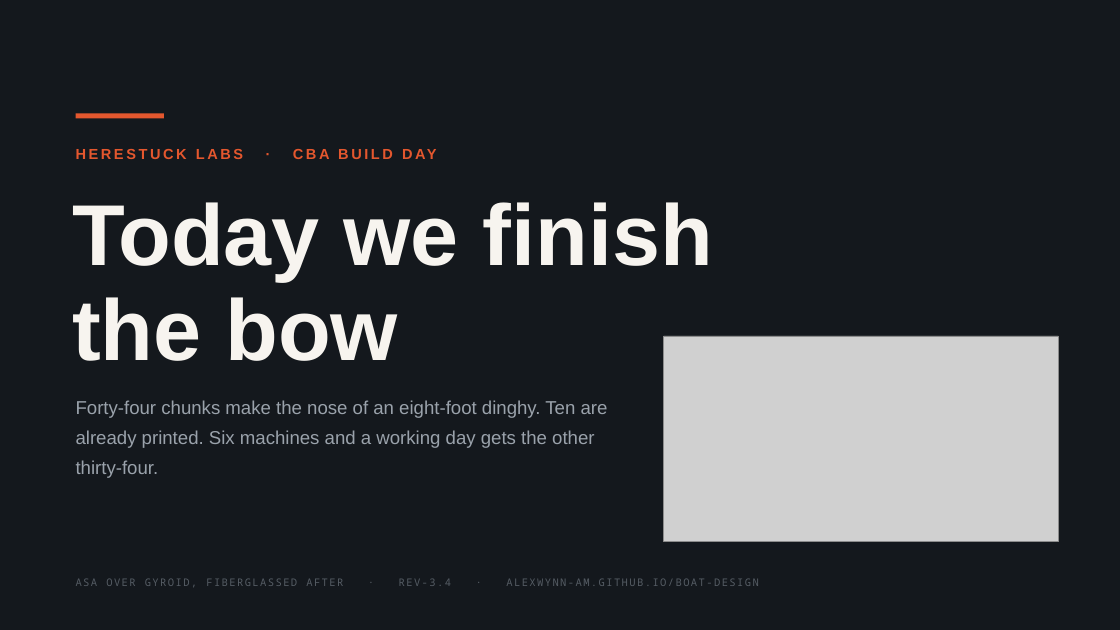
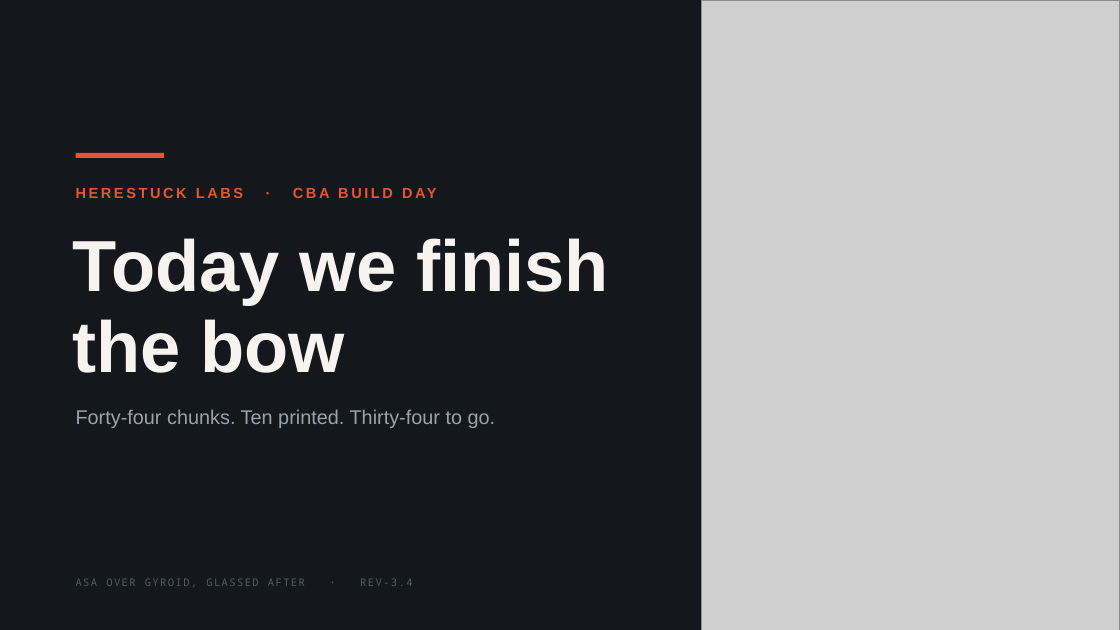
Before and after one commit to AlexWynn-AM/boat-design, a slide deck: slide 1 of herestuck_boat_build_day.pptx. Drawn at 1120x630 pixels with LibreOffice and Linux fonts; fonts in the diff are those of the drawing; grey boxes stand for pictures. Boxes give left, top, right and bottom in pixels: in the first picture for what was removed or moved away, otherwise in the second. Text is boxed around its words. In the diff, an @@ line names an element or a change of style, - is before the commit and + after.

```diff
--- a/herestuck_boat_build_day.pptx
+++ b/herestuck_boat_build_day.pptx
@@ picture added at <box>702,0,1120,630</box> @@
@@ rectangle: place and size @@
-rectangle at <box>76,113,164,118</box>
+rectangle at <box>76,153,164,158</box>
@@ text "HERESTUCK LABS · CBA BUILD ...": place and size @@
-text "HERESTUCK LABS · CBA BUILD ..." at <box>76,149,243,159</box>
+text "HERESTUCK LABS · CBA BUILD ..." at <box>76,188,243,198</box>
@@ text "Today we finish": place and size @@
-text "Today we finish" at <box>72,202,713,361</box>
+text "Today we finish" at <box>72,238,609,373</box>
@@ text "Today we finish" at <box>72,238,609,373</box>: size 74 to 62 pt; line spacing 0.92 to 0.94 @@
@@ picture removed at <box>664,336,1059,542</box> @@
@@ text at <box>76,409,496,428</box>: text changed; size 16 to 17 pt @@
-Forty-four chunks make the nose of an eight-foot dinghy. Ten are already printed. Six machines and a working day gets the other thirty-four.
+Forty-four chunks. Ten printed. Thirty-four to go.
@@ text at <box>76,578,412,587</box>: text changed @@
-ASA OVER GYROID, FIBERGLASSED AFTER · REV-3.4 · ALEXWYNN-AM.GITHUB.IO/BOAT-DESIGN
+ASA OVER GYROID, GLASSED AFTER · REV-3.4
```
Also in this commit, not shown: 9 other slides changed, 1 slide added, 1 slide removed, 9 other files.
